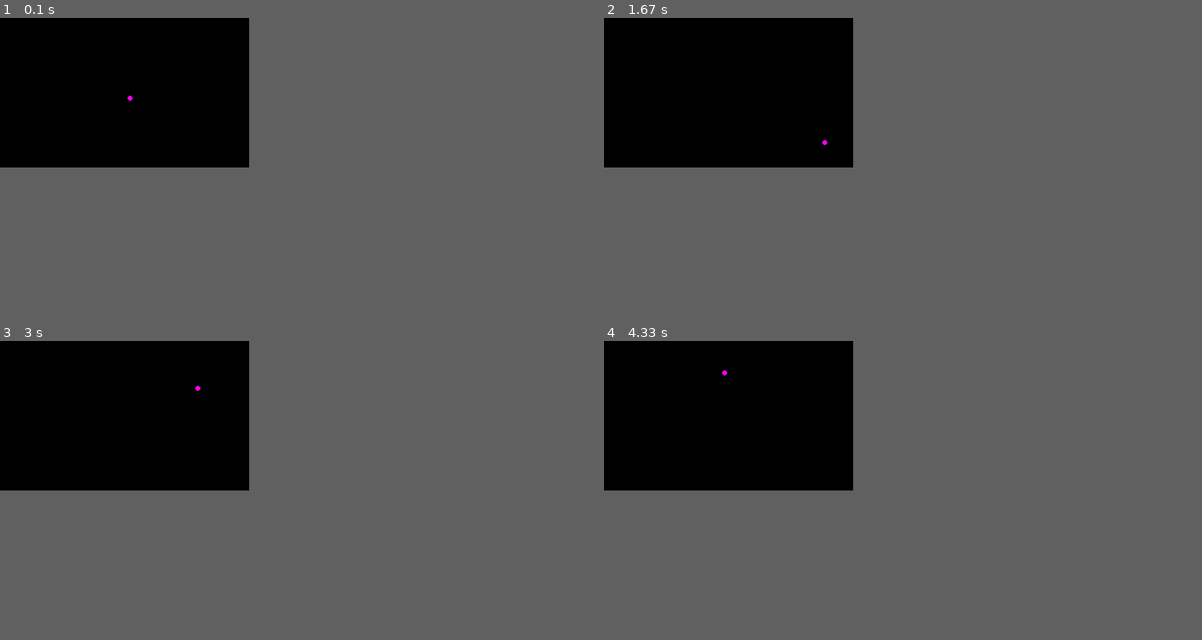
Above: before the commit, frames 1-4 (two rows, left to right).
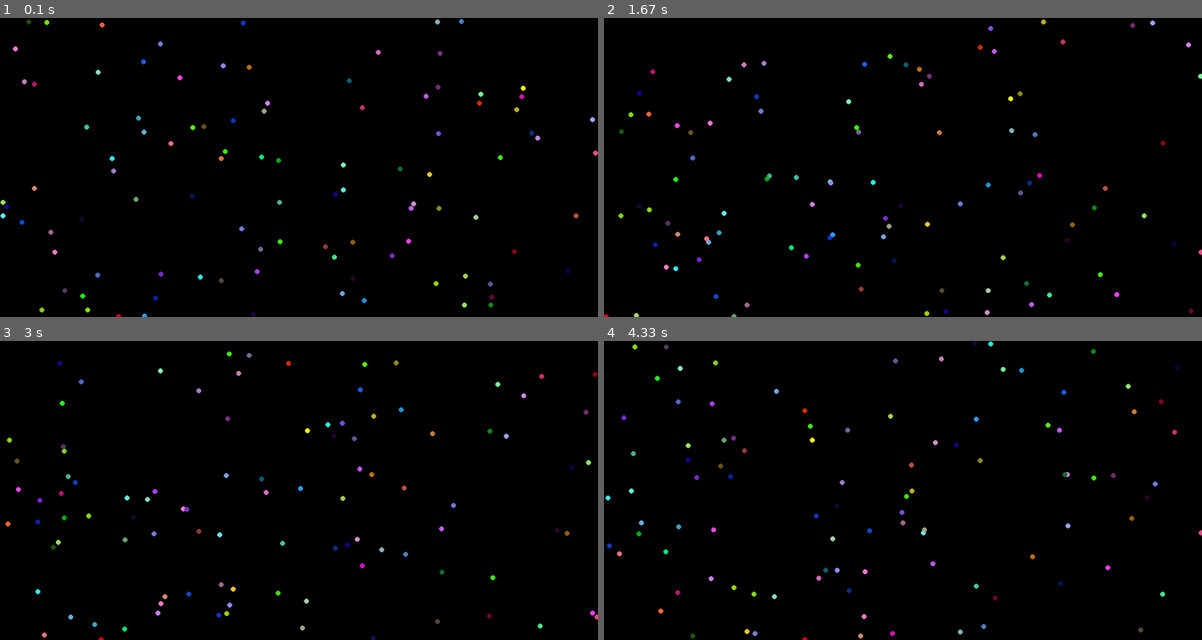
Above: after the commit, the same moments.

Repository: brendoser/Boids
Game: pygame game, started from herdimmu.py
Two runs of this game, one before a commit and one after it. Both use one fixed random seed, a clock stepped at 60 frames per second and the inputs below.
Inputs:
- Up to frame 1 (0.1 s): no input
- Up to frame 2 (1.67 s): no input
- Up to frame 3 (3 s): no input
- Up to frame 4 (4.33 s): no input
In our replay, the window is 375x225 before the commit and 900x450 after it. These sizes can differ from the game's own. Grey fills any space a smaller window leaves; there, only what the larger window draws over its background counts as a difference.

The runs differ from the first frame. In frame 1, 1.3% of the frame differs, in the area x 0-100%, y 0-100%; in frame 2, 1.3%; in frame 3, 1.3%; in frame 4, 1.3%.

Commit message:
New class called "Boid" Spawns many balls in random colors balls move in random directions from random positions balls bounce off walls balls do not interact

Diff:
--- a/herdimmu.py
+++ b/herdimmu.py
@@ -12,12 +12,44 @@
     K_SPACE,
     KEYDOWN,
 )
+from random import seed
+from random import random
 
 # Settings (to be put in config file or smth later)
-SCREEN_WIDTH = 500
-SCREEN_HEIGHT = 300
+SCREEN_WIDTH = 1200
+SCREEN_HEIGHT = 600
 FRAMERATE = 30
+BOID_COUNT = 100
+#seed(1)
 
+class Boid():
+    def __init__(self, size, speed):
+        super(Boid, self).__init__()
+        self.size = size
+        self.color = (random()*255, random()*255, random()*255)
+        # Pick random position
+        self.pos = np.array([0, 0], dtype=float)
+        self.pos[0] = random() * (SCREEN_WIDTH - size) + size
+        self.pos[1] = random() * (SCREEN_HEIGHT - size) + size
+        # Pick random speed
+        self.vel = np.array([0,0], dtype=float)
+        direction = random() * 2 * np.pi
+        print(direction)
+        self.vel[0] = np.cos(direction) * speed
+        self.vel[1] = np.sin(direction) * speed
+        print(self.vel)
+
+    def update(self):
+        # Update Position
+        self.pos += self.vel
+        # Check for wall collision
+        if not(self.size < self.pos[0] < SCREEN_WIDTH - self.size):
+            self.vel[0] *= -1
+        if not (self.size < self.pos[1] < SCREEN_HEIGHT - self.size):
+            self.vel[1] *= -1
+
+    def draw(self, screen):
+        pg.draw.circle(screen, self.color, self.pos, self.size)
 
 def main():
     # Initialize and create drawing window
@@ -25,14 +57,13 @@
     screen = pg.display.set_mode([SCREEN_WIDTH, SCREEN_HEIGHT])
     clock = pg.time.Clock()
 
-    boid_speed = 30
-    boid_size = 5
+    boiz = []
+    for i in range(BOID_COUNT):
+        boiz.append(Boid(5, 5))
 
-    boid_pos = [SCREEN_WIDTH / 2, SCREEN_HEIGHT / 2]
-    boid_vel = [np.sqrt(boid_speed / 2), np.sqrt(boid_speed / 2)]
 
     # Run until the game ends
-    running = True
+    running = 1
     while running:
         # Look at every event in the queue
         for event in pg.event.get():
@@ -42,17 +73,14 @@
                 if event.key == K_ESCAPE:
                     running = False
 
-        boid_pos[0] += boid_vel[0]
-        boid_pos[1] += boid_vel[1]
+        for boi in boiz:
+            boi.update()
 
-        if boid_pos[0] > SCREEN_WIDTH - boid_size or boid_pos[0] < boid_size:
-            boid_vel[0] *= -1
+        screen.fill(0)
 
-        if boid_pos[1] > SCREEN_HEIGHT - boid_size or boid_pos[1] < boid_size:
-            boid_vel[1] *= -1
+        for boi in boiz:
+            boi.draw(screen)
 
-        screen.fill((0, 0, 0))
-        pg.draw.circle(screen, (255, 0, 255), boid_pos, boid_size)
         pg.display.flip()
         clock.tick(FRAMERATE)
 
